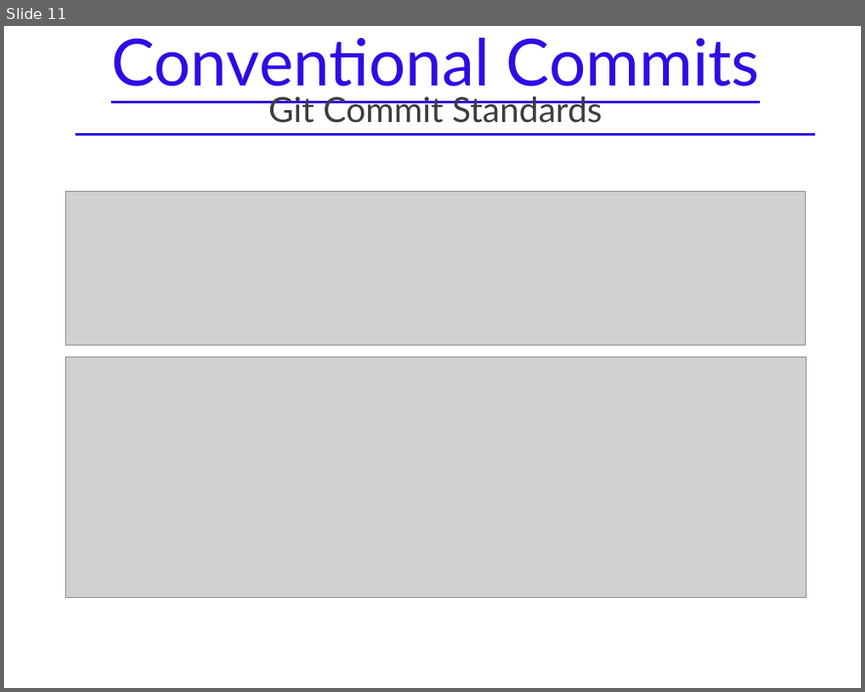
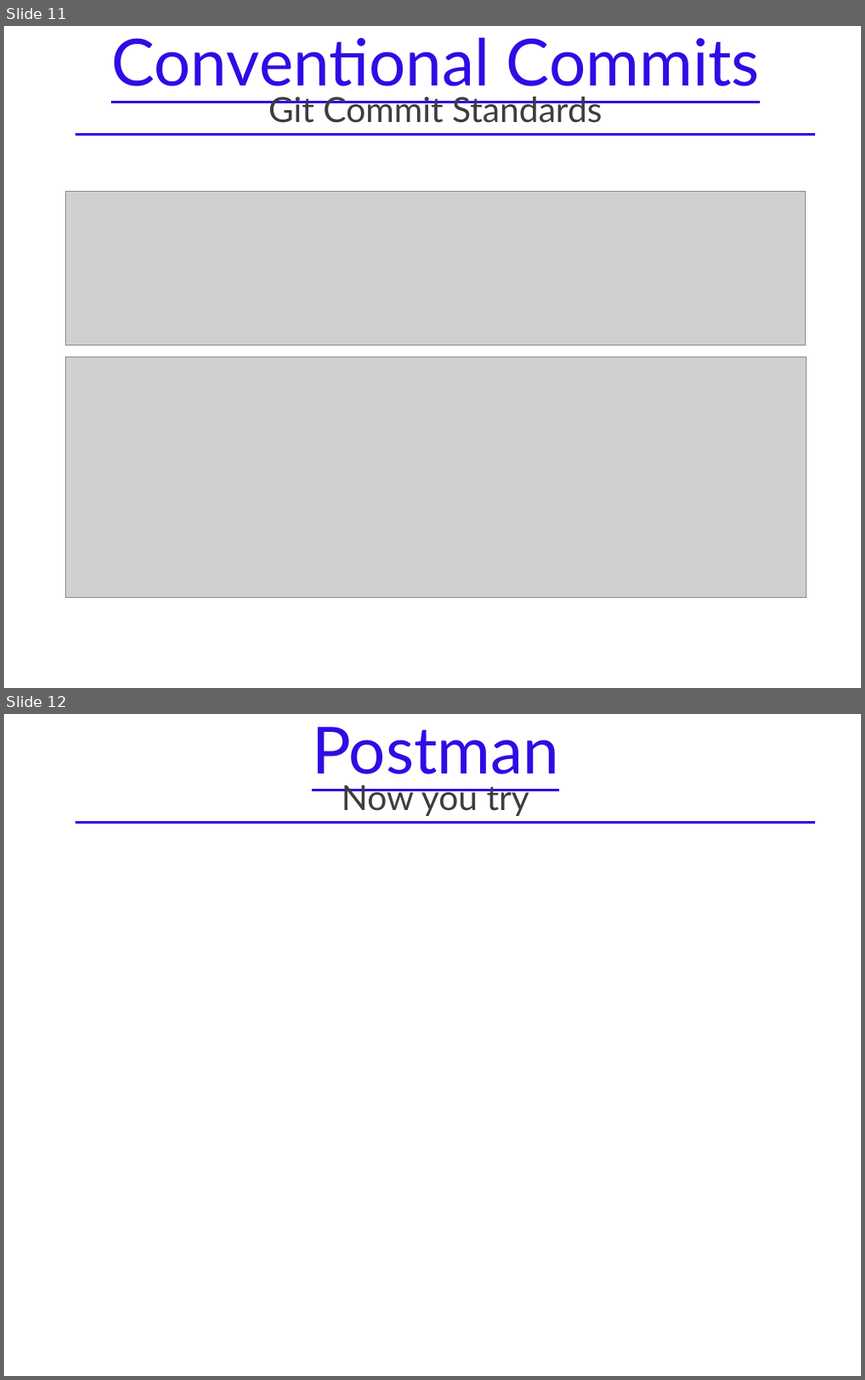
Before and after one commit to Atsukio/REST-API-Workshop, a slide deck: docs/REST API Workshop.pptx. Shown one above the other, each under a label of ours: slide 11 before the commit, slides 11 and 12 after it. The pictures are 865x692 and 865x1380 pixels, drawn with LibreOffice and Linux fonts; fonts in the diff are those of the drawing; grey boxes stand for pictures. Boxes give left, top, right and bottom in pixels: in the first picture for what was removed or moved away, otherwise in the second. Text is boxed around its words. In the diff, an @@ line names an element or a change of style, - is before the commit and + after.

Commit message:
docs: add postman placeholder slide

```diff
--- a/docs/REST API Workshop.pptx
+++ b/docs/REST API Workshop.pptx
@@ slide 12 added at (x1=4, y1=714, x2=861, y2=1376), background #FFFFFF @@
@@ text added at (x1=312, y1=727, x2=559, y2=816), 32 pt, text #3D3D3D @@
+Postman
+Now you try
@@ line added from (75, 822) to (815, 822), #300BE5 2 pt @@
```
